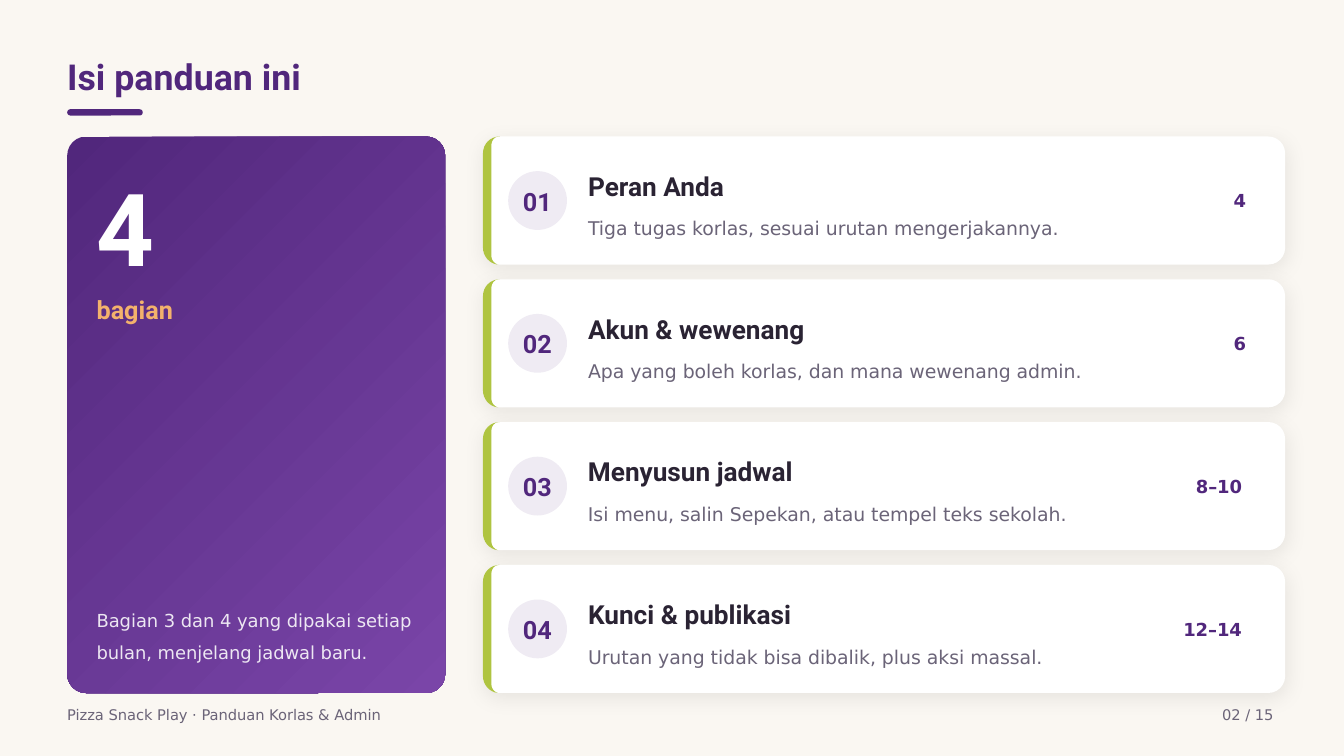
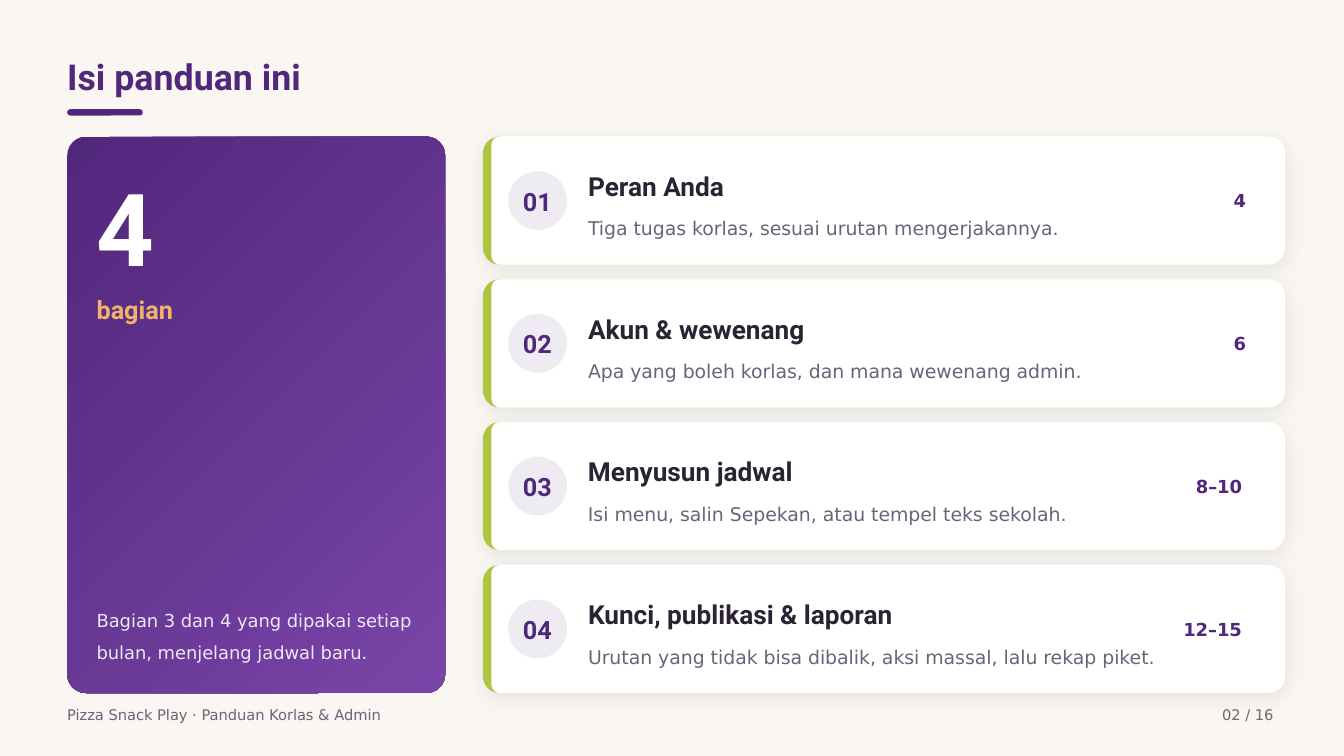
Before and after one commit to KU-JakartaTimur/pizza-snack-play, a slide deck: slide 2 of Panduan Korlas dan Admin Pizza Snack Play/Panduan Korlas dan Admin Pizza Snack Play.pptx. Drawn at 1344x756 pixels with LibreOffice and Linux fonts; fonts in the diff are those of the drawing. Boxes give left, top, right and bottom in pixels: in the first picture for what was removed or moved away, otherwise in the second. Text is boxed around its words. In the diff, an @@ line names an element or a change of style, - is before the commit and + after.

Commit message:
docs: sinkronkan dokumentasi ke v1.13 + dek Korlas & Admin 16 halaman
Dokumentasi tertinggal dari kode setelah modul laporan (b3a7636), pengecualian
petugas pada jadwal terbit (aeb51c3), dan ekspor Excel akun (f9cee36):

- PRD -> v1.13: fitur F12 Laporan Jadwal, endpoint GET /laporan beserta tabel
  kode gagal, alur 8.11 & 8.12, Phase 4f, dan AC58-AC64. F5 dikoreksi karena
  menyebut ekspor Excel sebagai rencana padahal sudah terimplementasi (jadwal
  dan akun); yang belum ada hanya PDF. AC38 diberi catatan pengecualian petugas
  supaya tidak bertentangan dengan AC62.
- UAT_Result.md -> bagian 8: regresi v1.13 dengan hasil yang benar-benar
  dijalankan (495 assertion hijau, check-laporan 14/14, check-petugas-terkunci
  9/9), plus catatan produksi.
- README: ekspor akun orang tua didokumentasikan, fase 10 "Laporan Jadwal"
  disisipkan, tautan PRD diperbarui.

Dek Korlas & Admin diperluas 15 -> 16 halaman. Halaman 14 baru membahas
Laporan piket, dan halaman 15 dikoreksi: kartu 1 sebelumnya menyatakan petugas
"tidak bisa diubah lagi" setelah jadwal terbit, padahal sejak v1.13 petugas
justru masih bisa diisi -- yang terkunci tetap menu dan catatan. Dek Orang Tua
sengaja dibiarkan: v1.13 tidak mengubah satu pun layar orang tua.

```diff
--- a/Panduan Korlas dan Admin Pizza Snack Play/Panduan Korlas dan Admin Pizza Snack Play.pptx
+++ b/Panduan Korlas dan Admin Pizza Snack Play/Panduan Korlas dan Admin Pizza Snack Play.pptx
@@ text at <box>588,604,892,630</box>: text changed @@
-Kunci & publikasi
+Kunci, publikasi & laporan
@@ text at <box>1183,622,1242,637</box>: text changed @@
-12–14
+12–15
@@ text at <box>588,649,1154,668</box>: text changed @@
-Urutan yang tidak bisa dibalik, plus aksi massal.
+Urutan yang tidak bisa dibalik, aksi massal, lalu rekap piket.
@@ text at <box>1222,709,1274,720</box>: text changed @@
-02 / 15
+02 / 16
```
Also in this commit, not shown: 9 other slides changed, 1 slide added, 17 other files.
